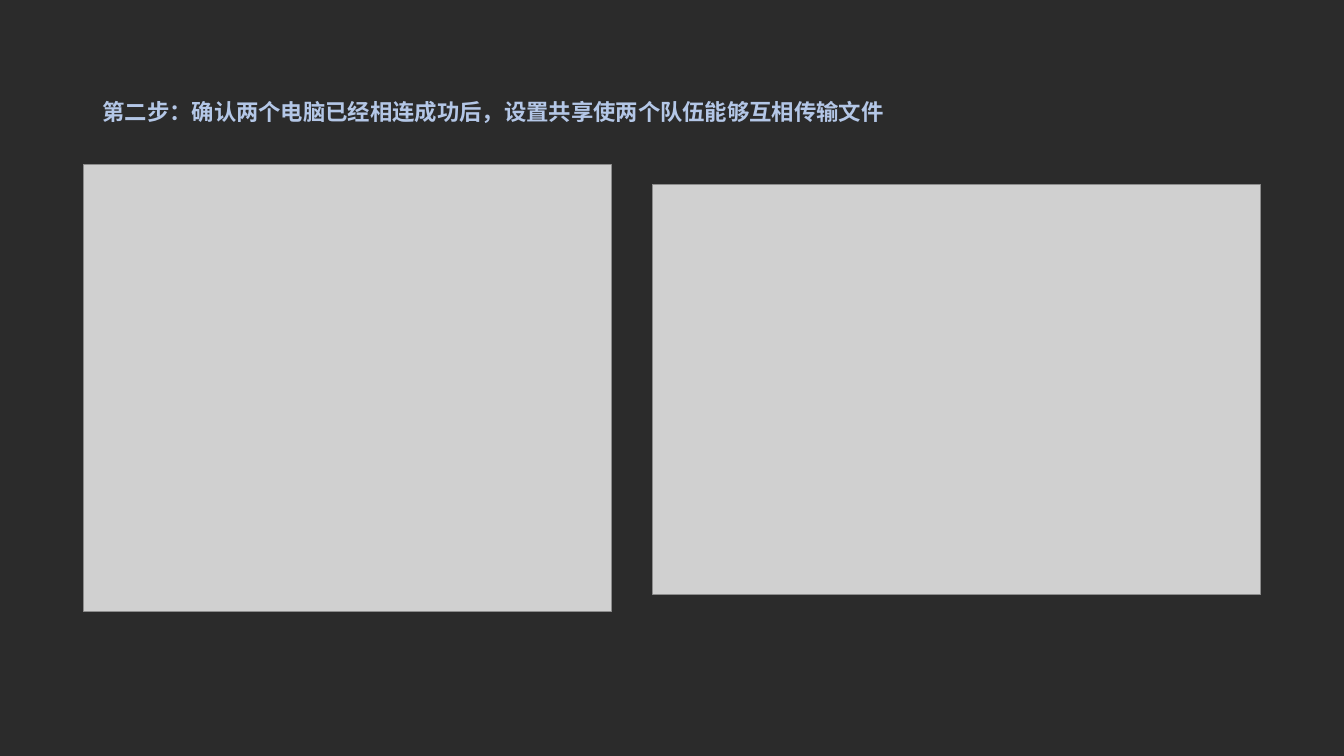
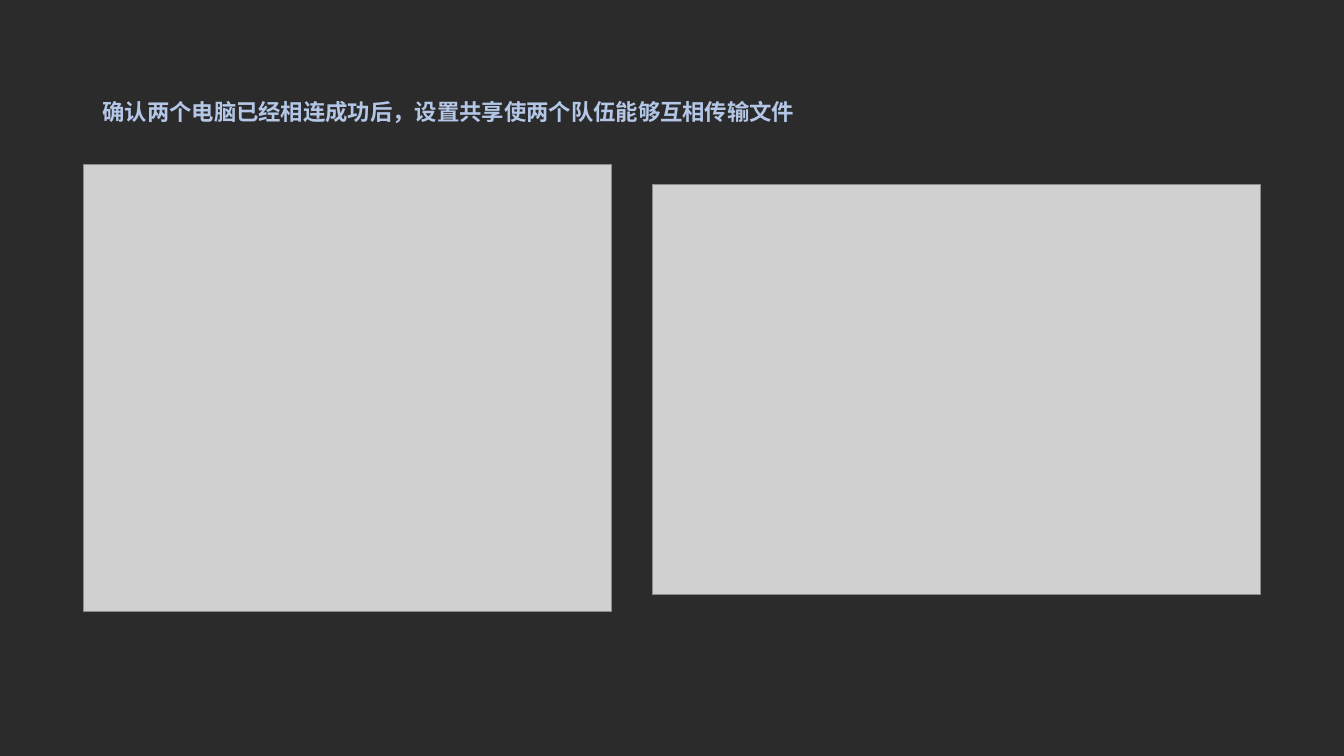
Before and after one commit to lhl1/lhl1.github.io, a slide deck: slide 5 of other/204实验.pptx. Drawn at 1344x756 pixels with LibreOffice and Linux fonts; fonts in the diff are those of the drawing; grey boxes stand for pictures; background and template pictures are left out; a plain dark background stands for a picture behind light text. Boxes give left, top, right and bottom in pixels: in the first picture for what was removed or moved away, otherwise in the second. Text is boxed around its words. In the diff, an @@ line names an element or a change of style, - is before the commit and + after.

```diff
--- a/other/204实验.pptx
+++ b/other/204实验.pptx
@@ title at (102, 101, 794, 123): text changed @@
-第二步：确认两个电脑已经相连成功后，设置共享使两个队伍能够互相传输文件
+确认两个电脑已经相连成功后，设置共享使两个队伍能够互相传输文件
```
Also in this commit, not shown: 6 other slides changed, 1 slide added, 39 other files.
